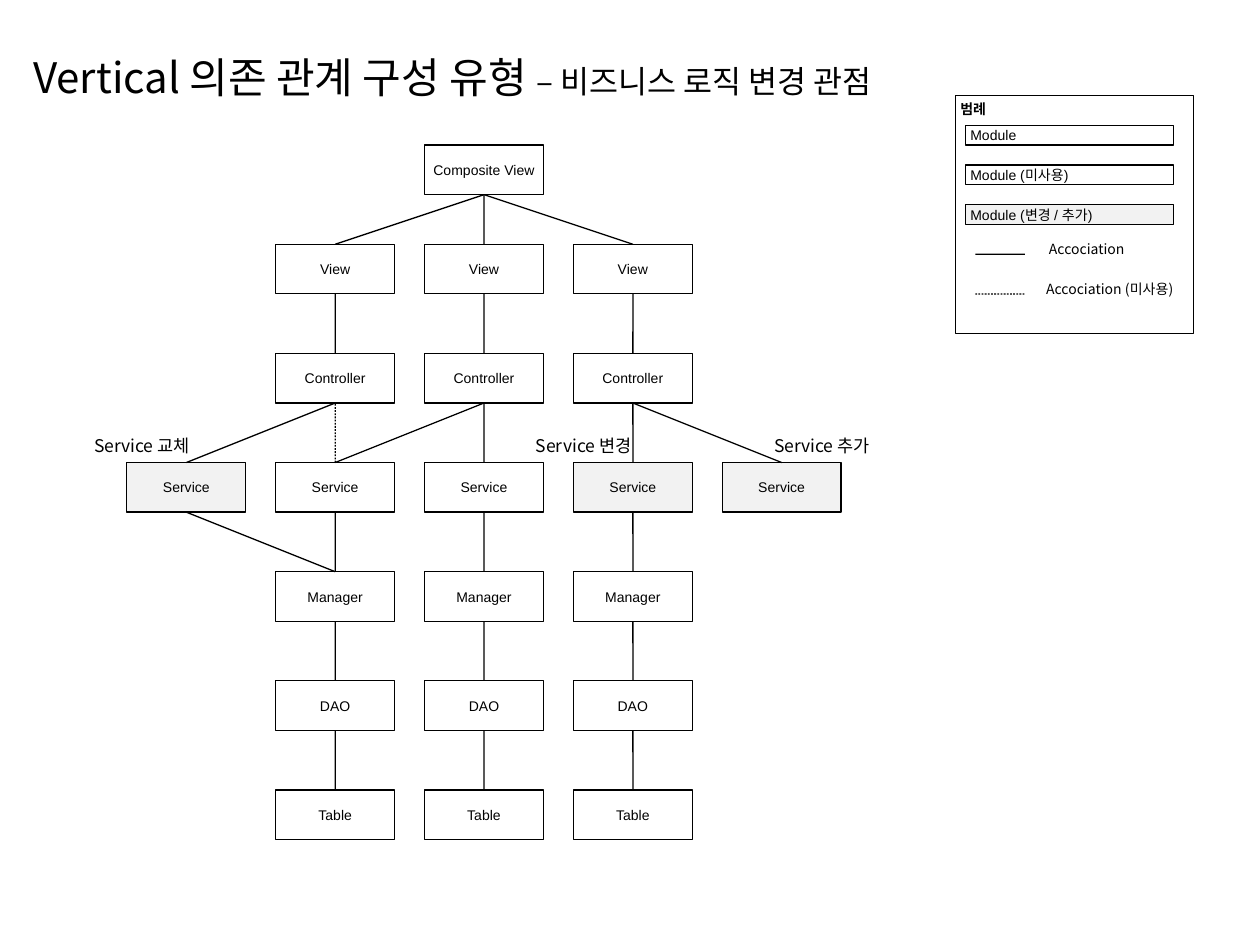
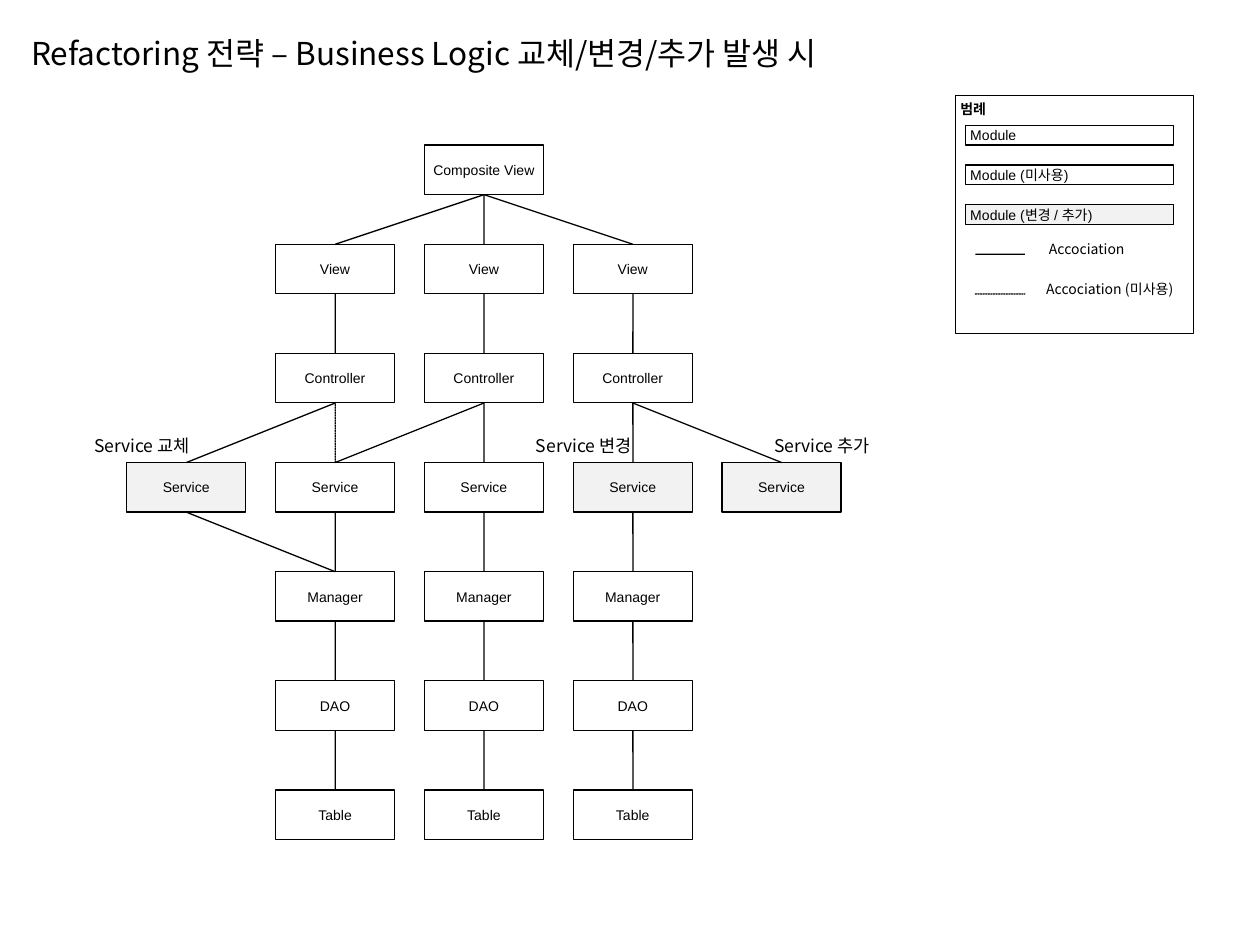
Before and after one commit to kwbaek/codelabor, a slide deck: slide 9 of documentation/0 architecture/design/TO-BE 설계 전술 (Layered Architecture).pptx (slide 8 before the commit). Drawn at 1260x945 pixels with LibreOffice and Linux fonts; fonts in the diff are those of the drawing. Boxes give left, top, right and bottom in pixels: in the first picture for what was removed or moved away, otherwise in the second. Text is boxed around its words. In the diff, an @@ line names an element or a change of style, - is before the commit and + after.

```diff
--- a/documentation/0 architecture/design/TO-BE 설계 전술 (Layered Architecture).pptx
+++ b/documentation/0 architecture/design/TO-BE 설계 전술 (Layered Architecture).pptx
@@ text added at <box>31,39,817,73</box>, 18 pt, text #000000 @@
+Refactoring 전략 – Business Logic 교체/변경/추가 발생 시
@@ text removed at <box>33,58,871,97</box> @@
-Vertical 의존 관계 구성 유형 – 비즈니스 로직 변경 관점
```
Also in this commit, not shown: 10 other slides changed, 1 slide removed, 12 other files.
